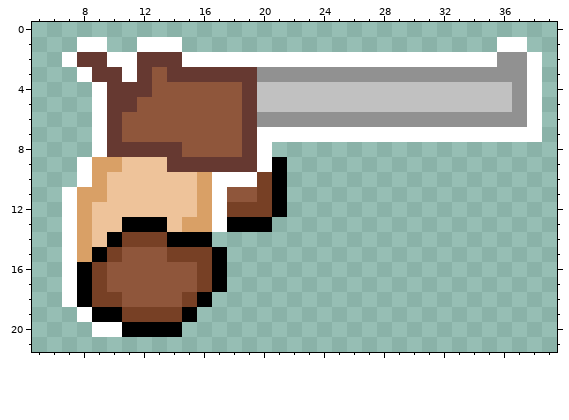
One commit to this pixel-art file: Assets/Resources/Sprites/SGN Sprites/Weapons/RevolverWithHands.ase. The first picture shows the starting point.
48x24 pixels, 1 frame. Shown: x 5..39, y 0..21.
And afterwards:
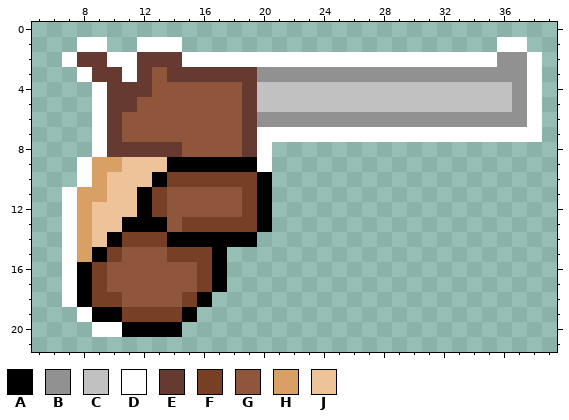
Palette (. is transparent): A #000000  B #919191  C #c1c1c1  D #ffffff  E #663931  F #774025  G #8f563b  H #d9a066  J #eec39a
Diff:
y 9: x 14..19 EEEEEE -> AAAAAA; x 21 A -> .
y 10: x 13..21 JJJHDDDFA -> AFFFFFFA.
y 11: x 12..17 JJJJHD -> AFGGGG; x 19..21 GFA -> FA.
y 12: x 12..18 JJJJHDF -> AFGGGGG; x 20..21 FA -> A.
y 13: x 14..19 JHHDAA -> GFFFFF
y 14: x 17..19 ... -> AAA
Pixel boxes of the changes (left, top, right, bottom) in both pictures:
changed: (137, 157, 287, 247)
